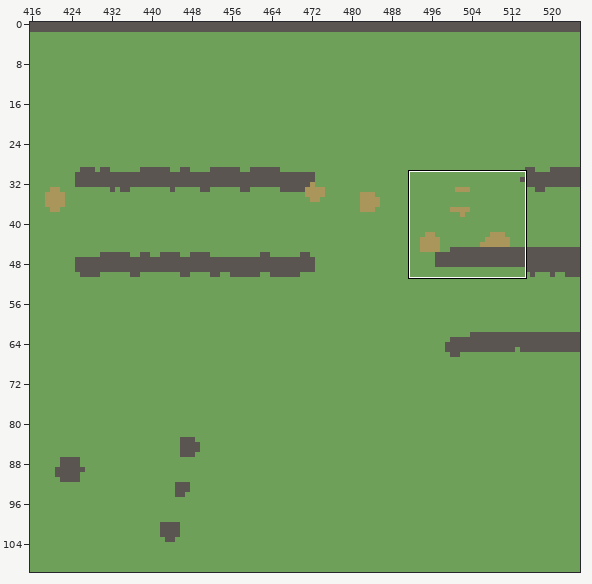
An edit to a level. Tiled map (JSON), packages/content/maps-src/big-country.tmj. Above: a wide view before the commit, with the close-up outlined.
Close-up. Before:
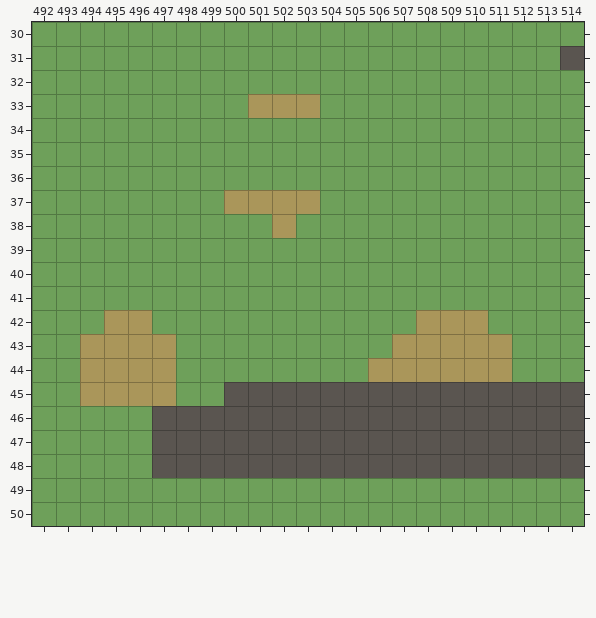
Cells are 32x32 px. Shown: x 492..514, y 30..50. The commit also changed other parts of the map, which this record leaves out.
The same view after the edit:
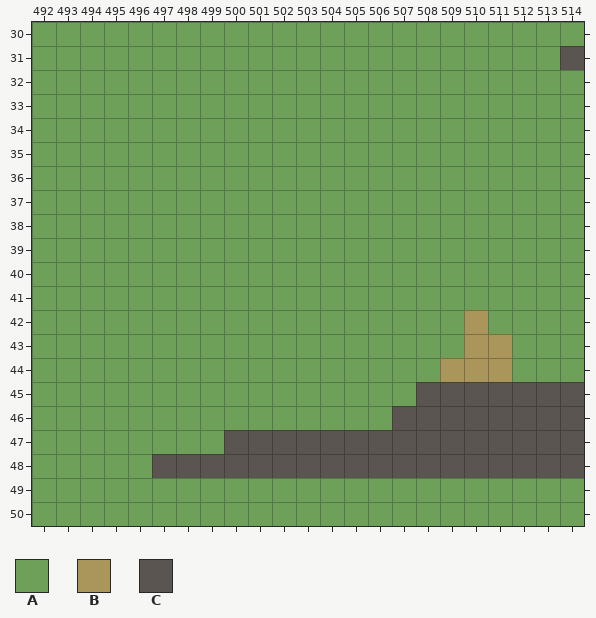
Key: from "zones": A 0, B 1, C 2.
_ is an empty cell.
From old to new:
Layer "terrain":
y 33: x 501..503 BBB -> AAA
y 37: x 500..503 BBBB -> AAAA
y 38: x 502 B -> A
y 42: x 495..496 BB -> AA; x 508..509 BB -> AA
y 43: x 494..497 BBBB -> AAAA; x 507..509 BBB -> AAA
y 44: x 494..497 BBBB -> AAAA; x 506..508 BBB -> AAA
y 45: x 494..497 BBBB -> AAAA; x 500..507 CCCCCCCC -> AAAAAAAA
y 46: x 497..506 CCCCCCCCCC -> AAAAAAAAAA
y 47: x 497..499 CCC -> AAA
